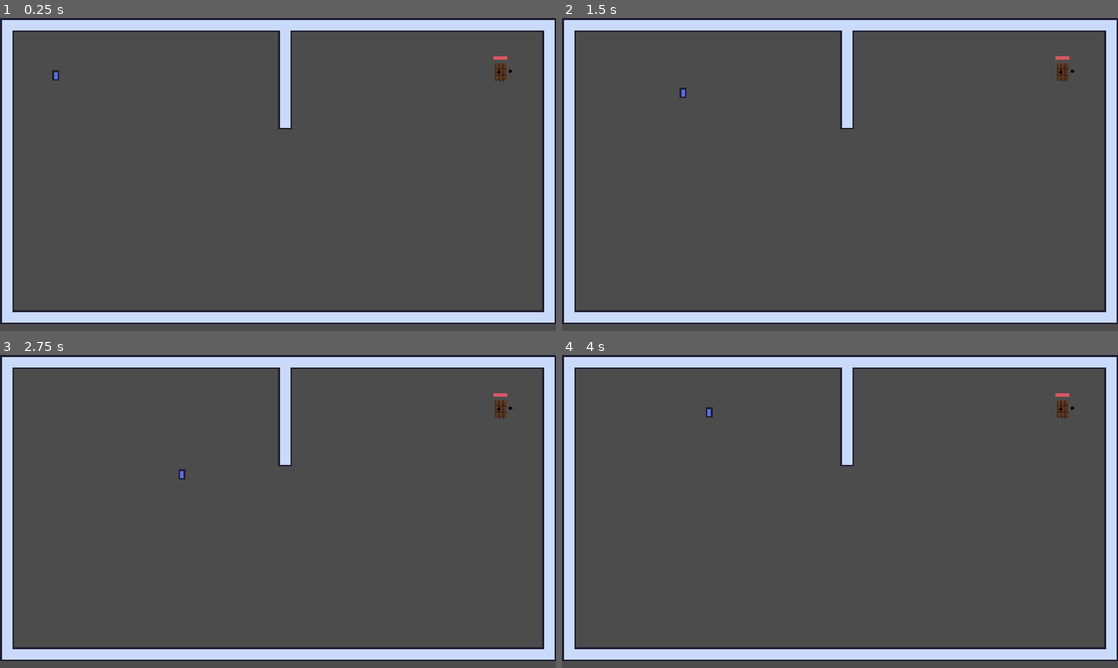
Above: before the commit, frames 1-4 (two rows, left to right).
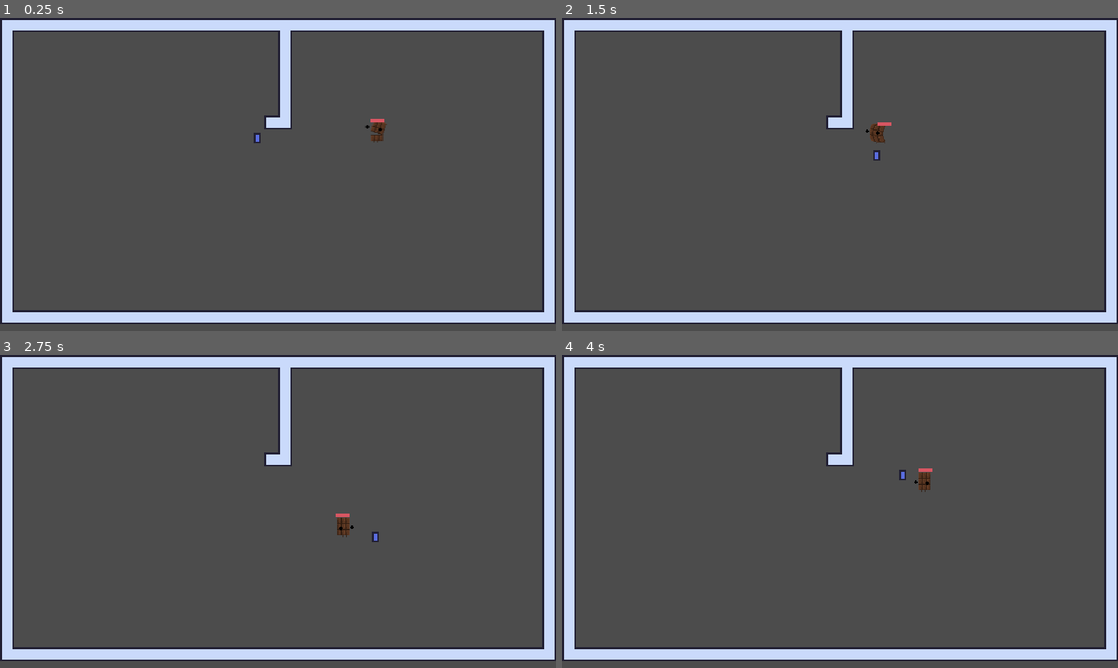
Above: after the commit, the same moments.

Repository: 3k2ng/dog-puff-pensive
Game: Godot game, scene res://scenes/demo_tung.tscn
Two runs of this game, one before a commit and one after it. Both use one fixed random seed, a clock stepped at 60 frames per second and the inputs below. The project has no main scene, so this scene is started directly.
Inputs (mouse positions are in pixels of both pictures, inside the frame that each line leads up to):
- Up to frame 1 (0.25 s): no input
- Up to frame 2 (1.5 s): move the mouse to (962, 158) at 0.52 s; press the mouse at (962, 158) at 0.53 s; hold D (move_right) 0.53-1.28 s; move the mouse to (728, 190) at 1.27 s; release the mouse at (728, 190) at 1.28 s; hold S (move_down) from 1.28 s (still down); click (728, 190) at 1.35 s
- Up to frame 3 (2.75 s): move the mouse to (333, 442) at 2.02 s; release S (move_down) at 2.03 s; press the mouse at (333, 442) at 2.03 s; hold D (move_right) from 2.03 s (still down)
- Up to frame 4 (4 s): move the mouse to (812, 574) at 2.77 s; release D (move_right) at 2.78 s; release the mouse at (812, 574) at 2.78 s; hold W (move_up) 2.78-3.53 s; click (812, 574) at 2.85 s; move the mouse to (1006, 558) at 3.52 s; press the mouse at (1006, 558) at 3.53 s; hold A (move_left) from 3.53 s (still down)

The runs differ from the first frame. In frame 1, 0.5% of the frame differs, in the area x 9-93%, y 12-40%; in frame 2, 0.5%, in the area x 21-93%, y 12-46%; in frame 3, 0.5%; in frame 4, 0.5%.

Commit message:
change a bit during testing

Diff:
--- a/scenes/demo_tung.tscn
+++ b/scenes/demo_tung.tscn
@@ -14,12 +14,13 @@
 tile_set = ExtResource( 1 )
 cell_size = Vector2( 16, 16 )
 format = 1
-tile_data = PoolIntArray( 0, 0, 1, 1, 0, 196610, 2, 0, 19661 …(845 unchanged characters)… 93255, 0, 65536, 458752, 0, 65536, 458772, 0, 131072, 458791, 0, 65536, 524288, 0, 65536, 52 …(1258 unchanged characters)…
+tile_data = PoolIntArray( 0, 0, 1, 1, 0, 196610, 2, 0, 19661 …(845 unchanged characters)… 93255, 0, 65536, 458752, 0, 65536, 458771, 0, 196609, 458772, 0, 131075, 458791, 0, 65536, 524288, 0, 65536, 52 …(1258 unchanged characters)…
 __meta__ = {
 "_edit_lock_": true
 }
 
 [node name="Player" parent="Field" groups=["player"] instance=ExtResource( 2 )]
-position = Vector2( 64, 64 )
+position = Vector2( 296, 136 )
 
 [node name="ChocoBar" parent="Field" instance=ExtResource( 3 )]
+position = Vector2( 448, 136 )
